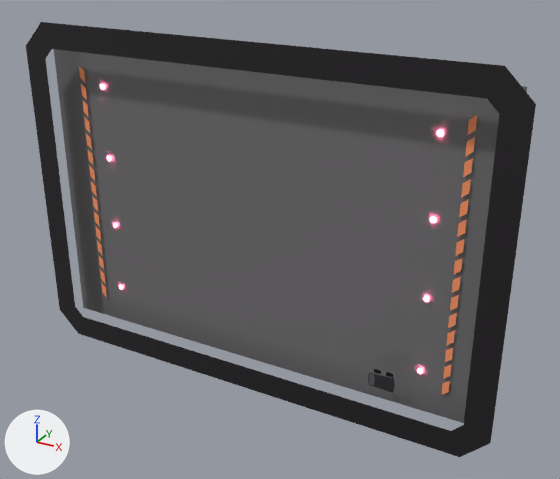
The Blender file blender/Lobbies.blend, before and after one commit.
Camera for both pictures: a 50 mm lens placed at (1417.0, -2281.0, 1140.0), pointed at (113.0, 89.0, -46.0). The axes (+X, +Y, +Z) are drawn at lower left. The lights are the same throughout.

Objects in the first picture: 'Circle.001', 'Floor.001', 'MultiplayerBorder', 'Truck.001', 'WarningBar.001'.
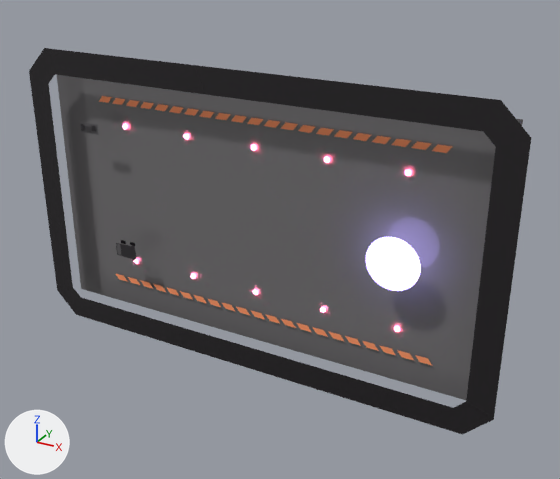
Where the change shows, as pixel boxes (x1, y1, x2, y2) in the pictures (560 x 479 px; the box of a moved part takes in the faces that stretch with it):
'Floor.001', reshaped (13% shorter): before (54, 49, 527, 423); after (57, 75, 523, 400)
'MultiplayerBorder', reshaped (11% shorter): before (26, 22, 536, 457); after (29, 48, 531, 435)
'WarningBar', added (orange): after (99, 96, 452, 366)
'MatchmakePortal', added: after (366, 237, 421, 291)
'WarningBar.001', deleted (orange): before (79, 66, 477, 395)
'Truck.001', moved: before (368, 372, 395, 393); after (116, 243, 136, 260)
'Circle', added: after (123, 124, 411, 331)
'Circle.001', deleted: before (100, 84, 443, 374)
'Plane.005', added: after (80, 122, 99, 135)
'TruckTyres.001', moved: before (374, 369, 393, 377); after (121, 240, 135, 246)
part 1 of me_multiplayerborder, moved or reshaped: before (26, 22, 535, 114); after (29, 48, 531, 147)
part 2 of me_multiplayerborder, moved or reshaped: before (26, 46, 536, 457); after (29, 71, 531, 435)

Patch to the scene script:
```diff
--- a/blender/Lobbies.blend.py
+++ b/blender/Lobbies.blend.py
@@ me_floor_001 @@
 me_floor_001.from_pydata(...)  # 4 vertices, 1 face; spans x -950.0..950.0, y 0.0, z -625.0..625.0
-me_floor_001.vertices[0].co = (-950.0, 0.0, -625.0)  # pixel (83, 307)
-me_floor_001.vertices[1].co = (950.0, 0.0, -625.0)
-me_floor_001.vertices[2].co = (-950.0, 0.0, 625.0)
-me_floor_001.vertices[3].co = (950.0, 0.0, 625.0)  # pixel (527, 86)
+# me_floor_001 part 3
+me_floor_001.vertices[0].co = (-950.0, 0.0, -525.0)  # pixel (81, 288)
+me_floor_001.vertices[1].co = (950.0, 0.0, -525.0)
+me_floor_001.vertices[2].co = (-950.0, 0.0, 525.0)
+me_floor_001.vertices[3].co = (950.0, 0.0, 525.0)  # pixel (523, 119)
 me_floor_001.materials.append(mat_base5)
@@ me_multiplayerborder @@
 me_multiplayerborder.from_pydata(...)  # 16 vertices, 8 faces; spans x -1000.0..1000.0, y 0.0, z -700.0..700.0
+# me_multiplayerborder part 1: all 8 vertices in x -1000.0..1000.0, y 0.0, z 559.0..700.0 are moved by (0.0, 0.0, -100.0)
+# me_multiplayerborder part 2: all 8 vertices in x -1000.0..1000.0, y 0.0, z -700.0..-559.0 are moved by (0.0, 0.0, 100.0)
 me_multiplayerborder.materials.append(mat_bsse1)
@@ me_warningbar @@
+me_warningbar.from_pydata([(-725.0, 0.0, 387.5), (-675.0, 0.0, 387.5), (-705.0, 0.0, 412.5), (-655.0, 0.0, 412.5)], [], [(0, 1, 3, 2)])
+me_warningbar.materials.append(mat_orange)  # orange #fc9867
@@ me_plane_005 @@
+me_plane_005.from_pydata([(-48.3, -4.0, -20.6), (43.3, -4.0, -20.6), (-48.3, -4.0, 21.0), (43.3, -4.0, 21.0)], [], [(0, 1, 3, 2)])
+me_plane_005.materials.append(mat_base4)  # dark grey #5b595c
@@ ob_circle_001 @@
-ob_circle_001 = bpy.data.objects.new('Circle.001', me_circle_001)
@@ ob_truck_001 @@
 ob_truck_001 = bpy.data.objects.new('Truck.001', me_truck_001)
-ob_truck_001.location = (581.0, 10.0, -489.0)
+ob_truck_001.location = (-581.0, 10.0, -215.0)
 _m = ob_truck_001.modifiers.new('Mirror', 'MIRROR')
@@ ob_warningbar_001 @@
-ob_warningbar_001 = bpy.data.objects.new('WarningBar.001', me_warningbar_001)
@@ ob_warningbar @@
+ob_warningbar = bpy.data.objects.new('WarningBar', me_warningbar)  # modifiers ARRAY, MIRROR
+ob_warningbar.location = (0.0, 90.0, 0.0)
@@ ob_plane_005 @@
+ob_plane_005 = bpy.data.objects.new('Plane.005', me_plane_005)
+ob_plane_005.location = (-710.0, 10.0, 298.0)
@@ ob_matchmakeportal @@
+ob_matchmakeportal = bpy.data.objects.new('MatchmakePortal', me_matchmakeportal)  # 32 vertices, 1 face; spans x -100.0..100.0, y -50.0, z -100.0..100.0; in mat_purpleglow (blue #ab9df2)
+ob_matchmakeportal.location = (600.0, 50.0, 0.0)
@@ ob_circle @@
+ob_circle = bpy.data.objects.new('Circle', me_circle)  # 32 vertices, 1 face; spans x -610.0..-590.0, y 90.0, z 290.0..310.0; in mat_redglow (red #ff6188); modifiers ARRAY, MIRROR
+ob_circle.location = (0.0, 0.0, 0.0)
```
